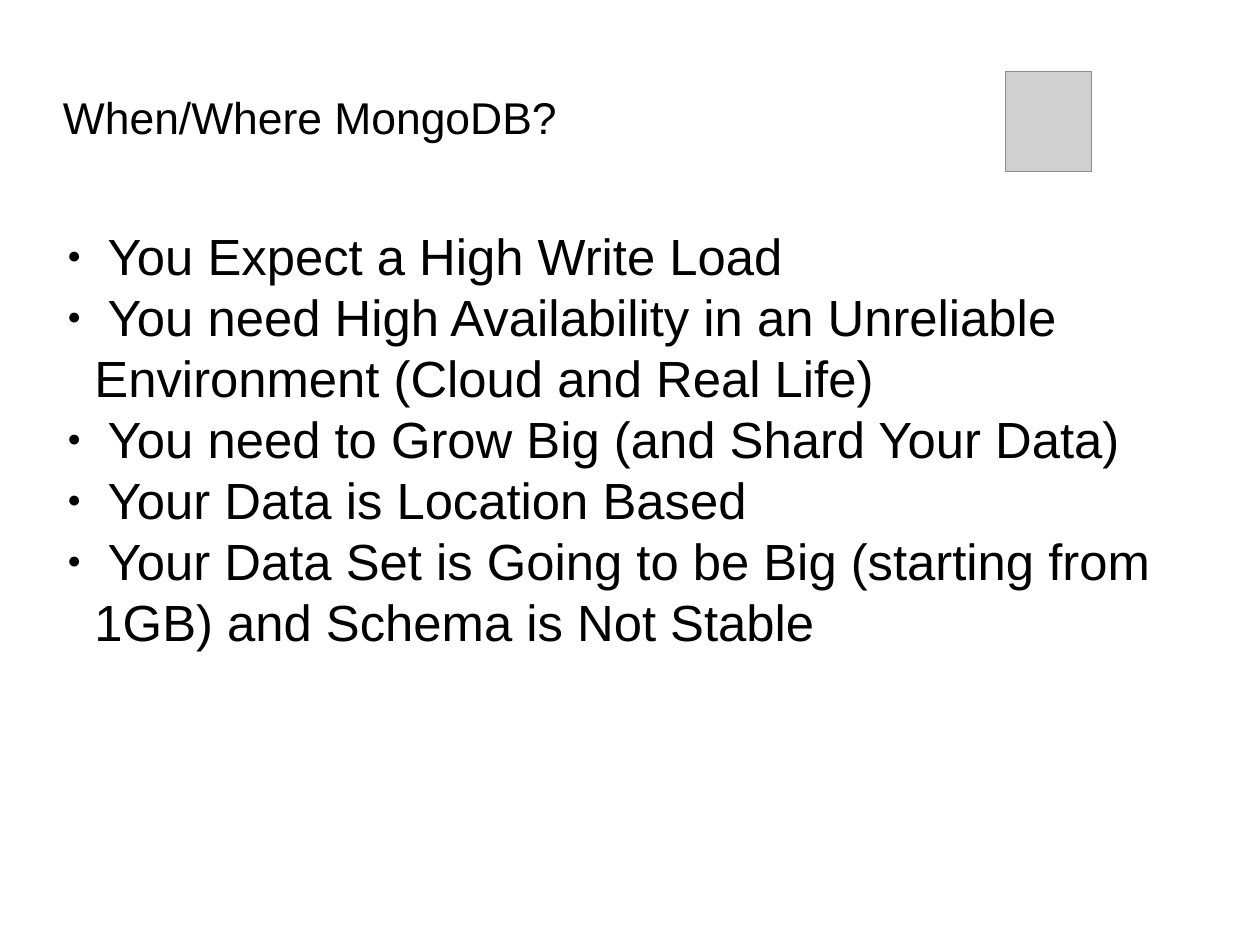
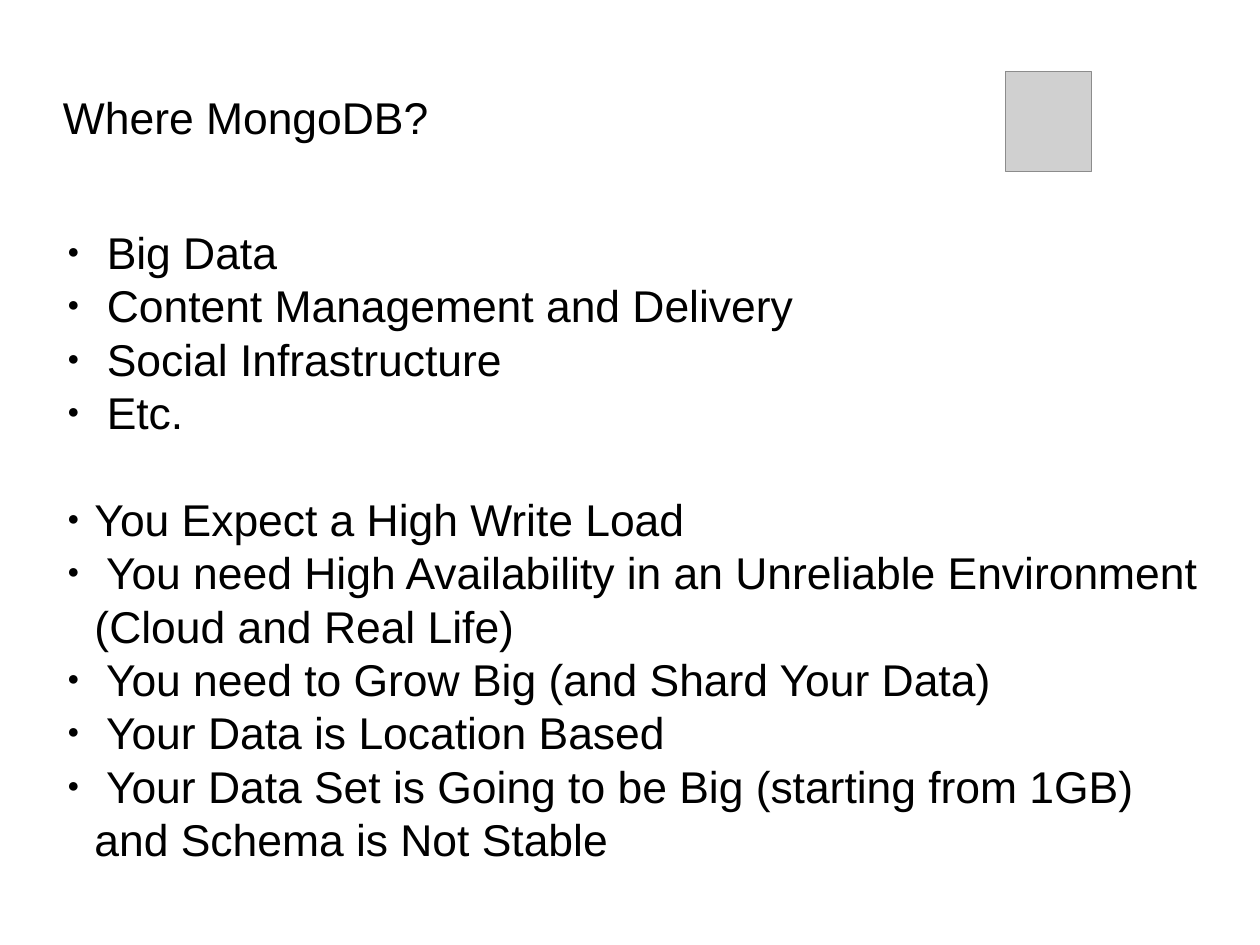
Before and after one commit to Bhakti/mongo_session, a slide deck: slide 8 of MongoDB_Session.odp. Drawn at 1260x945 pixels with LibreOffice and Linux fonts; fonts in the diff are those of the drawing; grey boxes stand for pictures; background and template pictures are left out. Boxes give left, top, right and bottom in pixels: in the first picture for what was removed or moved away, otherwise in the second. Text is boxed around its words. In the diff, an @@ line names an element or a change of style, - is before the commit and + after.

```diff
--- a/MongoDB_Session.odp
+++ b/MongoDB_Session.odp
@@ title at (63, 101, 428, 144): text changed @@
-When/Where MongoDB?
+Where MongoDB?
@@ subtitle at (107, 236, 792, 430): paragraphs added @@
+● Big Data
+● Content Management and Delivery
+● Social Infrastructure
+● Etc.
@@ subtitle at (94, 503, 1197, 812): size 32 to 28 pt in "You Expect a High Write Load", "You need High Availability in an Unreliable ...", "You need to Grow Big (and Shard ...", "Your Data is Location Based" and 1 more places @@
```
Also in this commit, not shown: 2 other slides changed, 5 other files.
